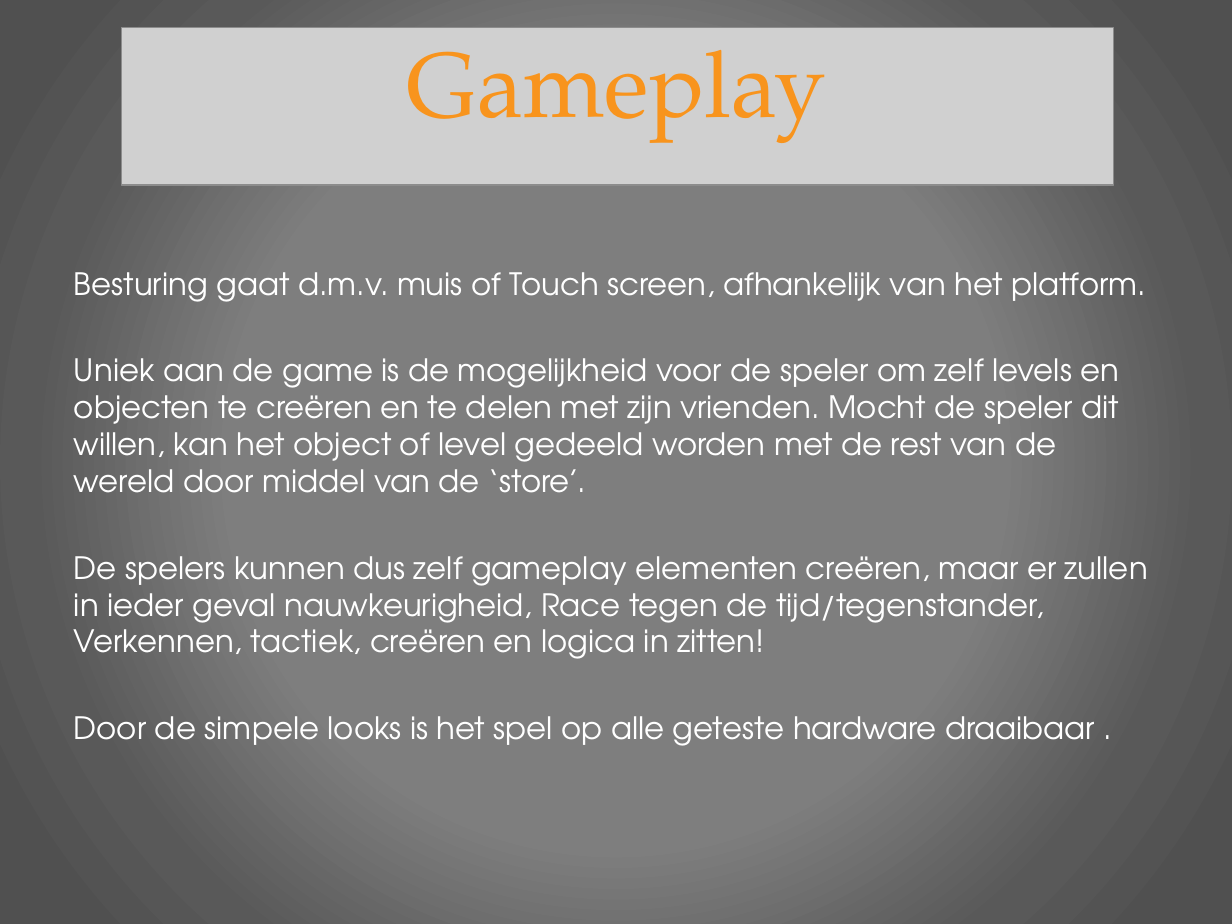
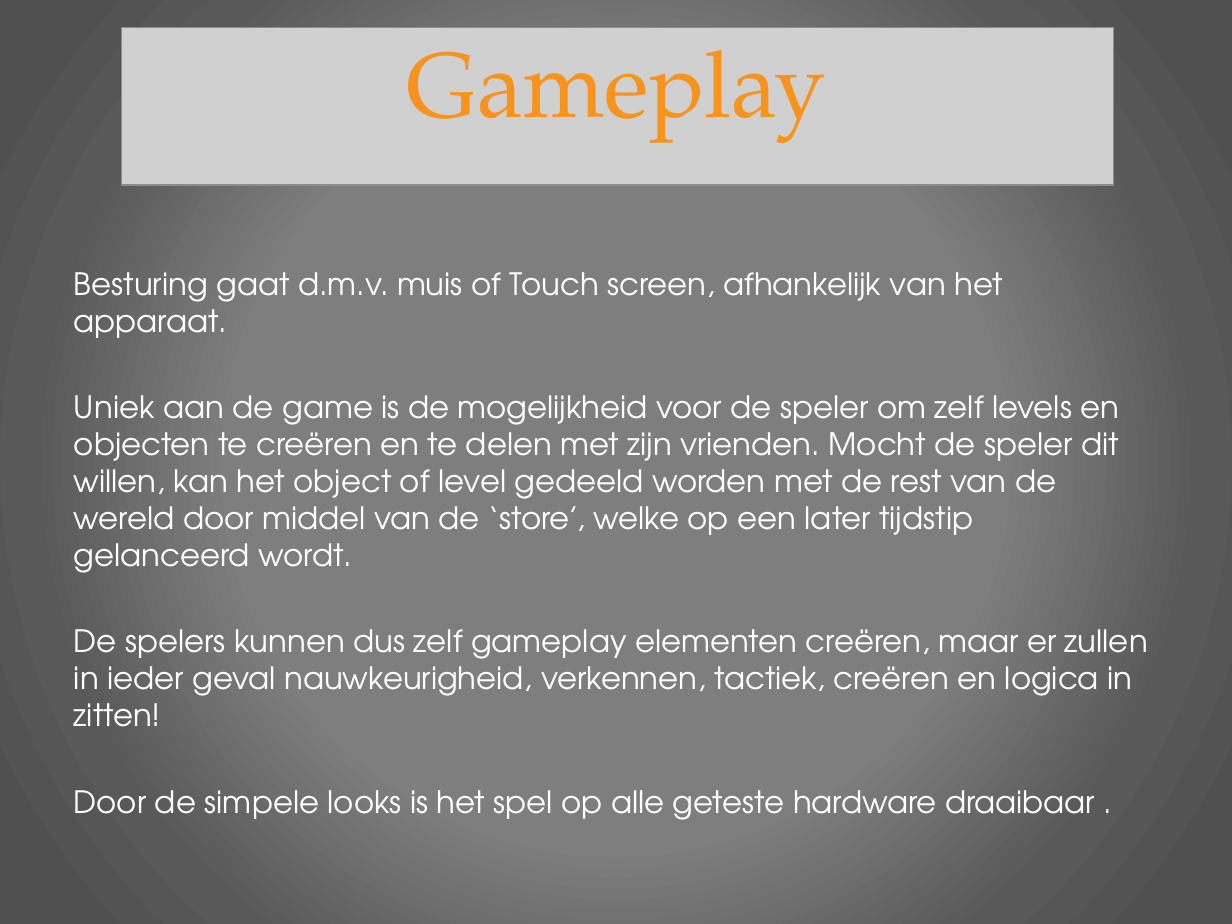
Before and after one commit to DionnV/BallZ2D, a slide deck: slide 4 of Press Kit/Get it in bro - Eindpresentatie.pptx. Drawn at 1232x924 pixels with LibreOffice and Linux fonts; fonts in the diff are those of the drawing; grey boxes stand for pictures. Boxes give left, top, right and bottom in pixels: in the first picture for what was removed or moved away, otherwise in the second. Text is boxed around its words. In the diff, an @@ line names an element or a change of style, - is before the commit and + after.

```diff
--- a/Press Kit/Get it in bro - Eindpresentatie.pptx
+++ b/Press Kit/Get it in bro - Eindpresentatie.pptx
@@ text at [74, 272, 1148, 727]: text changed @@
-Besturing gaat d.m.v. muis of Touch screen, afhankelijk van het platform.
-Uniek aan de game is de mogelijkheid voor de speler om zelf levels en objecten te creëren en te delen met zijn vrienden. Mocht de speler dit willen, kan het object of level gedeeld worden met de rest van de wereld door middel van de ‘store’.
-De spelers kunnen dus zelf gameplay elementen creëren, maar er zullen in ieder geval nauwkeurigheid, Race tegen de tijd/tegenstander, Verkennen, tactiek, creëren en logica in zitten!
+Besturing gaat d.m.v. muis of Touch screen, afhankelijk van het apparaat.
+Uniek aan de game is de mogelijkheid voor de speler om zelf levels en objecten te creëren en te delen met zijn vrienden. Mocht de speler dit willen, kan het object of level gedeeld worden met de rest van de wereld door middel van de ‘store’, welke op een later tijdstip gelanceerd wordt.
+De spelers kunnen dus zelf gameplay elementen creëren, maar er zullen in ieder geval nauwkeurigheid, verkennen, tactiek, creëren en logica in zitten!
```
Also in this commit, not shown: 1 other slide changed, 22 other files.
